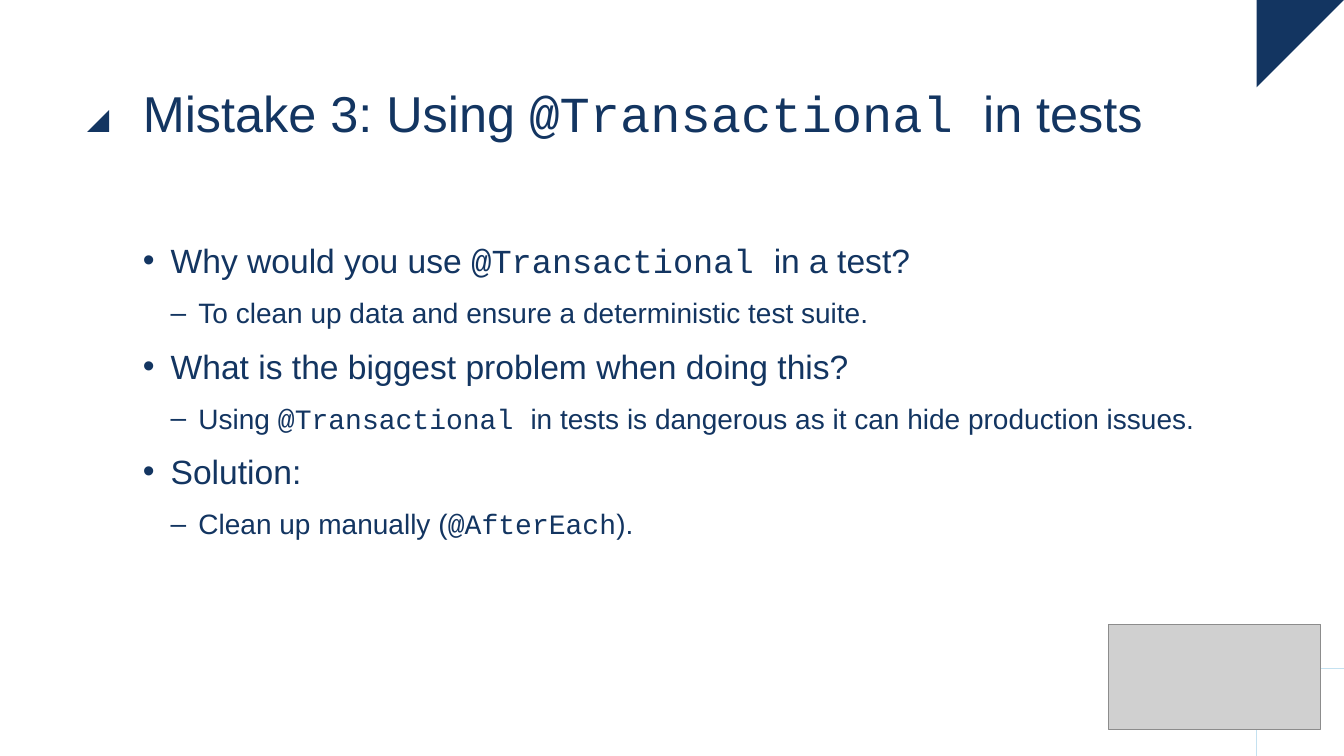
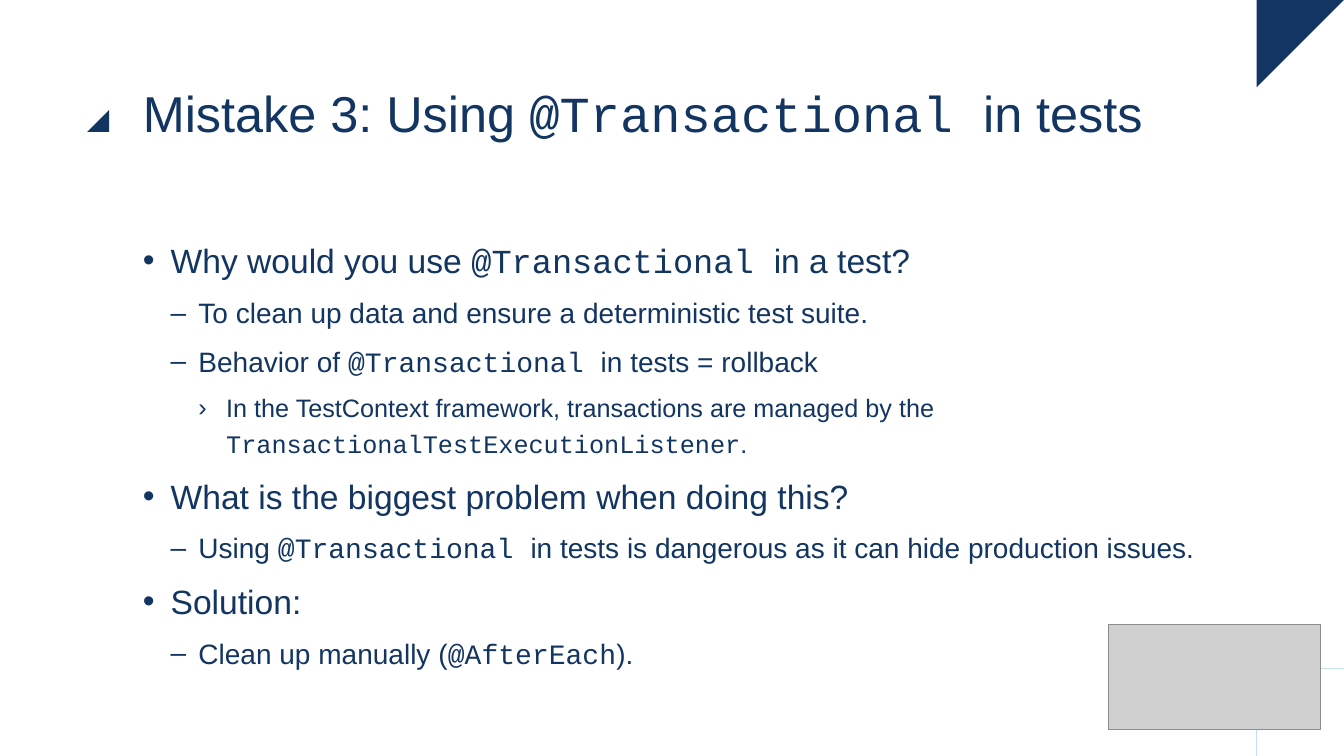
Before and after one commit to raoulvdberge/jpa-with-hibernate, a slide deck: slide 44 of slides.pptx (slide 42 before the commit). Drawn at 1344x756 pixels with LibreOffice and Linux fonts; fonts in the diff are those of the drawing; grey boxes stand for pictures. Boxes give left, top, right and bottom in pixels: in the first picture for what was removed or moved away, otherwise in the second. Text is boxed around its words. In the diff, an @@ line names an element or a change of style, - is before the commit and + after.

```diff
--- a/slides.pptx
+++ b/slides.pptx
@@ text at (x1=198, y1=351, x2=934, y2=454): paragraphs added @@
+  – Behavior of @Transactional in tests = rollback
+    › In the TestContext framework, transactions are managed by the TransactionalTestExecutionListener.
```
Also in this commit, not shown: 12 other slides changed, 2 slides added, 3 other files.
